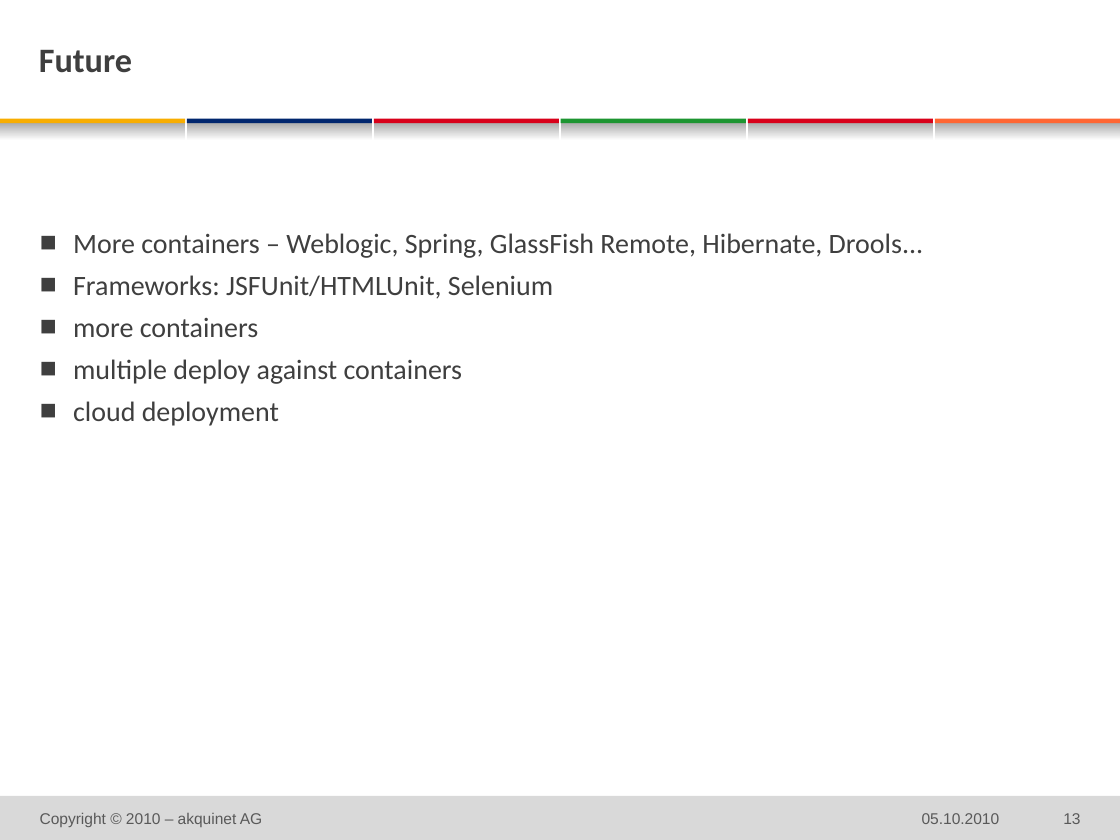
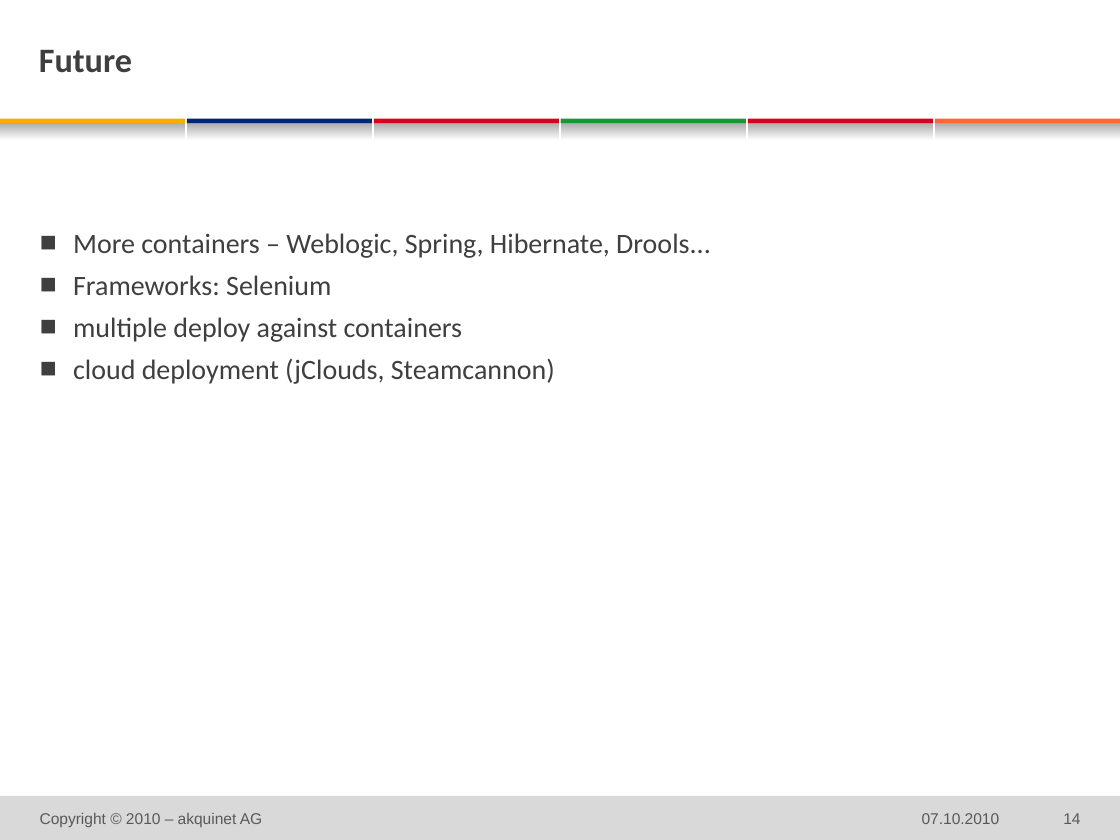
Before and after one commit to michaelschuetz/seamArquillian-judcon2010, a slide deck: slide 14 of doc/judcon_SeamArquillian.pptx (slide 13 before the commit). Drawn at 1120x840 pixels with LibreOffice and Linux fonts; fonts in the diff are those of the drawing; background and template pictures are left out. Boxes give left, top, right and bottom in pixels: in the first picture for what was removed or moved away, otherwise in the second. Text is boxed around its words. In the diff, an @@ line names an element or a change of style, - is before the commit and + after.

Commit message:
slides - version2

```diff
--- a/doc/judcon_SeamArquillian.pptx
+++ b/doc/judcon_SeamArquillian.pptx
@@ text at [73,233,711,295]: text changed @@
-  ■ More containers – Weblogic, Spring, GlassFish Remote, Hibernate, Drools...
-  ■ Frameworks: JSFUnit/HTMLUnit, Selenium
-  ■ more containers
+  ■ More containers – Weblogic, Spring, Hibernate, Drools...
+  ■ Frameworks: Selenium
@@ text at [73,359,555,384]: text changed @@
-  ■ cloud deployment
+  ■ cloud deployment (jClouds, Steamcannon)
@@ text at [922,813,1000,824]: text changed @@
-05.10.2010
+07.10.2010
@@ page number at [1063,813,1080,824]: text changed @@
-13
+14
```
Also in this commit, not shown: 12 other slides changed, 2 slides added, 1 slide removed.
